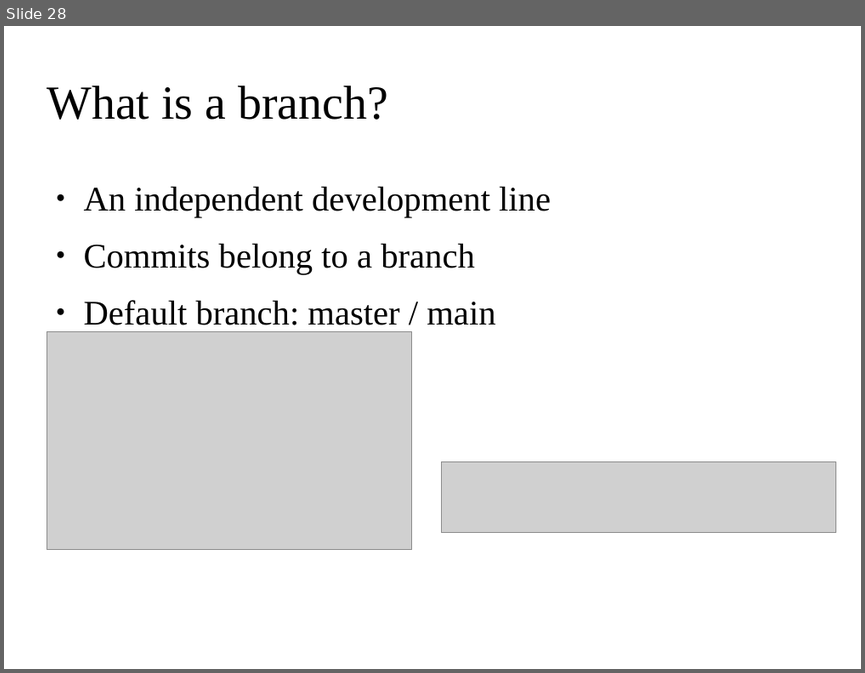
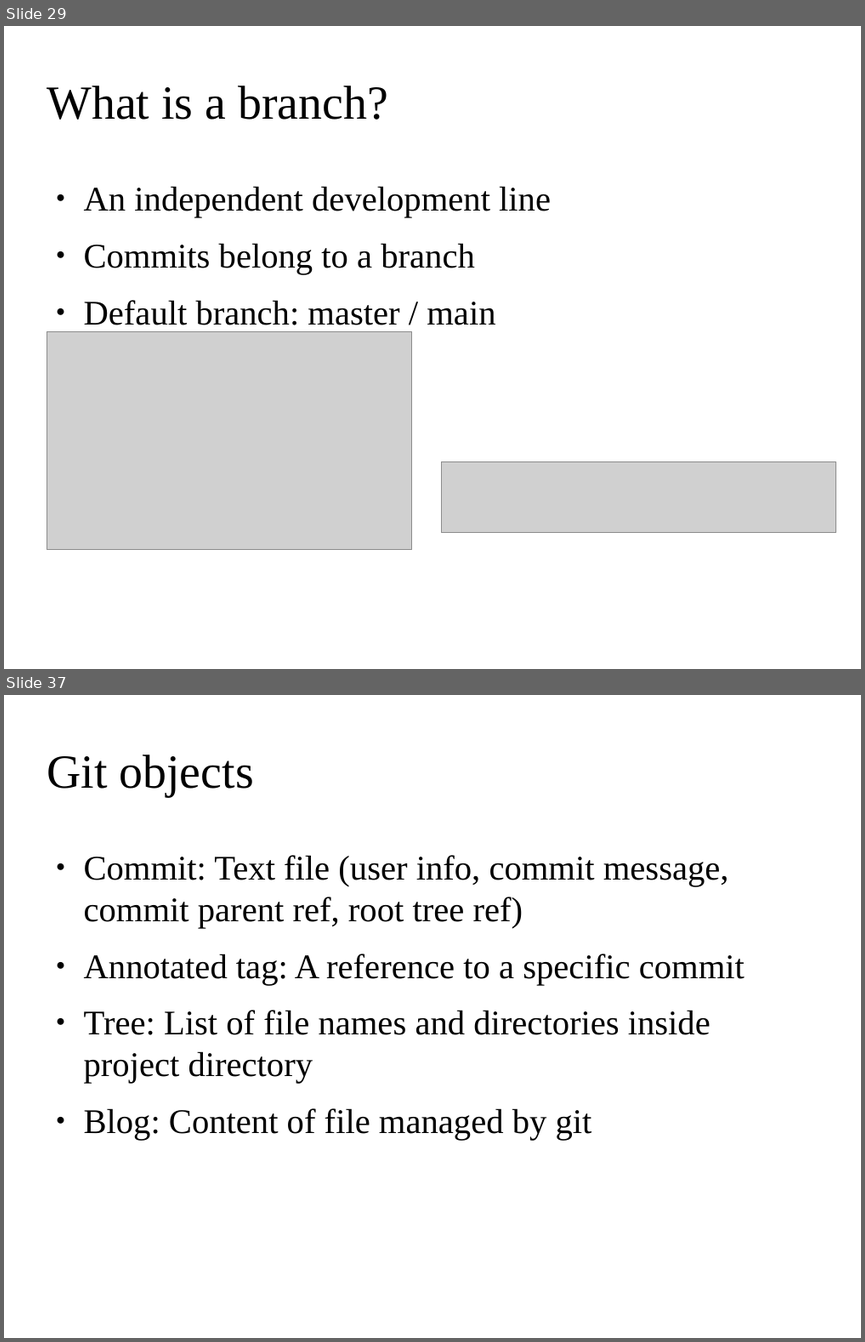
Before and after one commit to ehsansh84/git-tutorial, a slide deck: git.odp. Shown one above the other, each under a label of ours: slide 28 before the commit, slides 29 and 37 after it; the slides between them are not shown. The pictures are 865x673 and 865x1342 pixels, drawn with LibreOffice and Linux fonts; fonts in the diff are those of the drawing; grey boxes stand for pictures; background and template pictures are left out. Boxes give left, top, right and bottom in pixels: in the first picture for what was removed or moved away, otherwise in the second. Text is boxed around its words. In the diff, an @@ line names an element or a change of style, - is before the commit and + after.

```diff
--- a/git.odp
+++ b/git.odp
@@ slide 37 added at (x1=4, y1=695, x2=861, y2=1338), background picture (left out) @@
@@ title added at (x1=46, y1=755, x2=254, y2=797), 44 pt, text #000000 @@
+Git objects
@@ text added at (x1=84, y1=855, x2=744, y2=1140), 32 pt, text #000000 @@
+● Commit: Text file (user info, commit message, commit parent ref, root tree ref)
+● Annotated tag: A reference to a specific commit
+● Tree: List of file names and directories inside project directory
+● Blog: Content of file managed by git
@@ what was slide 28 is now slide 29 @@
```
Also in this commit, not shown: 2 slides changed, 14 other slides added.
